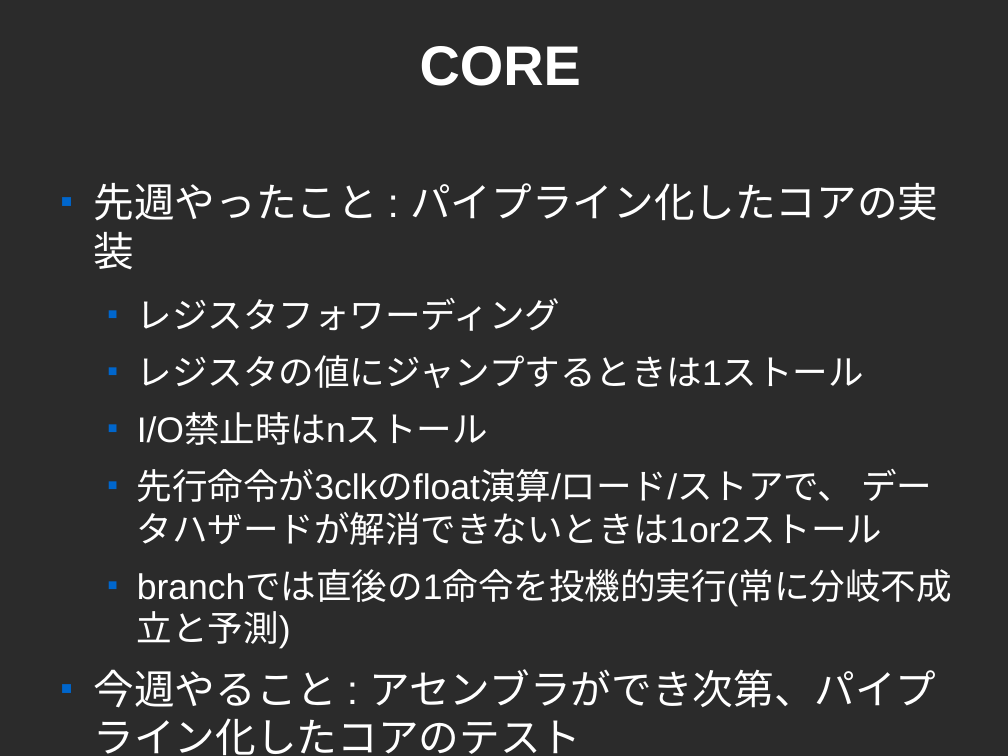
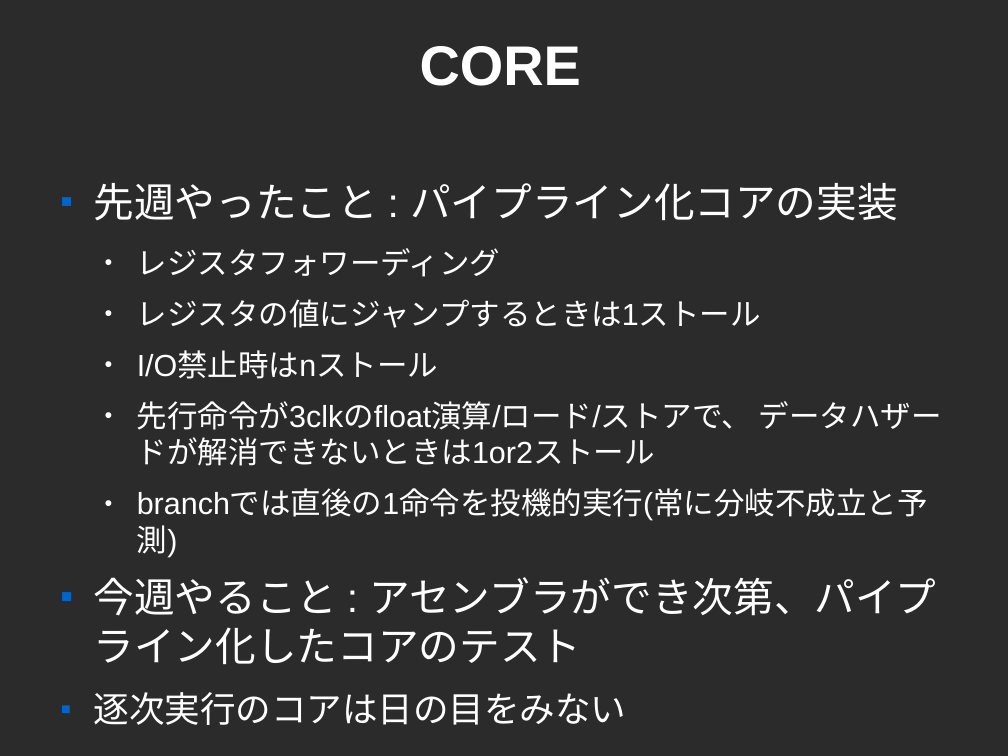
Before and after one commit to cpumul4/cpuex, a slide deck: slide 5 of prsn/1211/1211.odp. Drawn at 1008x756 pixels with LibreOffice and Linux fonts; fonts in the diff are those of the drawing; background and template pictures are left out; a plain dark background stands for a picture behind light text. Boxes give left, top, right and bottom in pixels: in the first picture for what was removed or moved away, otherwise in the second. Text is boxed around its words. In the diff, an @@ line names an element or a change of style, - is before the commit and + after.

```diff
--- a/prsn/1211/1211.odp
+++ b/prsn/1211/1211.odp
@@ text at [94, 183, 898, 221]: text changed @@
-■ 先週やったこと : パイプライン化したコアの実装
+■ 先週やったこと : パイプライン化コアの実装
@@ text at [94, 248, 942, 725]: size 28 to 24 pt in "レジスタフォワーディング", "レジスタの値にジャンプするときは1ストール", "I/O禁止時はnストール", "先行命令が3clkのfloat演算/ロード/ストアで、 データハザードが解消できないときは1or2ストール" and 1 more places; size 32 to 28 pt in "逐次実行のコアは日の目をみない"; bullet ■ to ●; bullet colour #0066CC to #FFFFFF @@
```
Also in this commit, not shown: 3 other slides changed.
